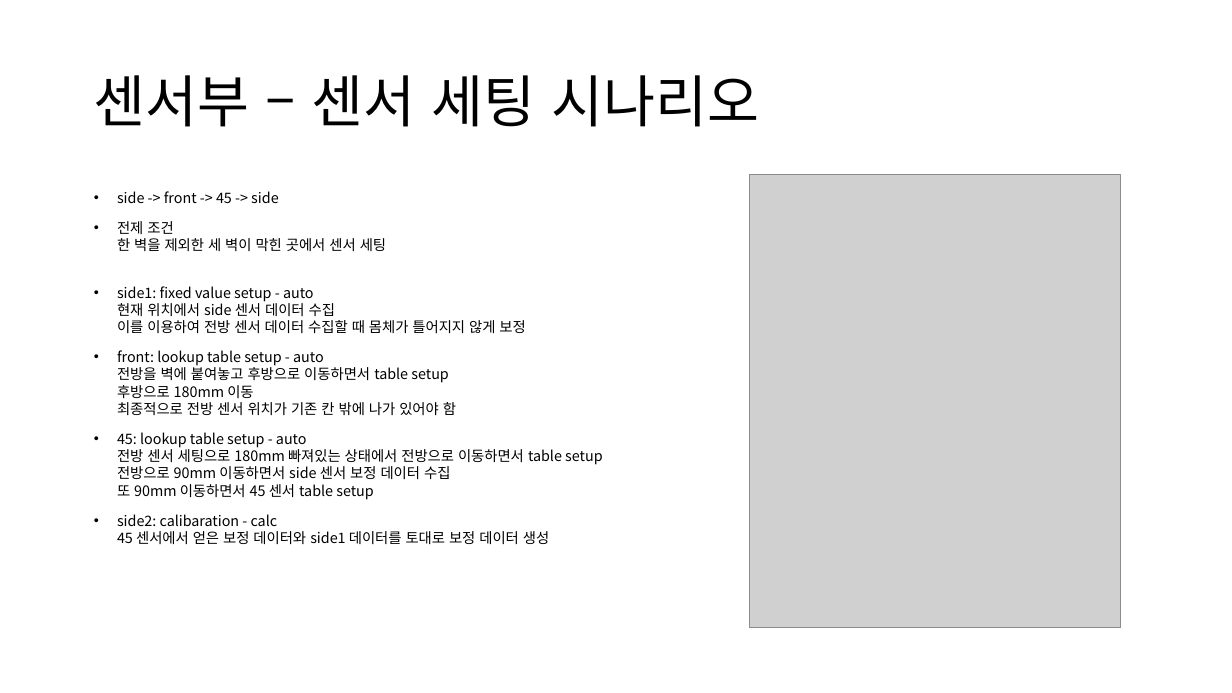
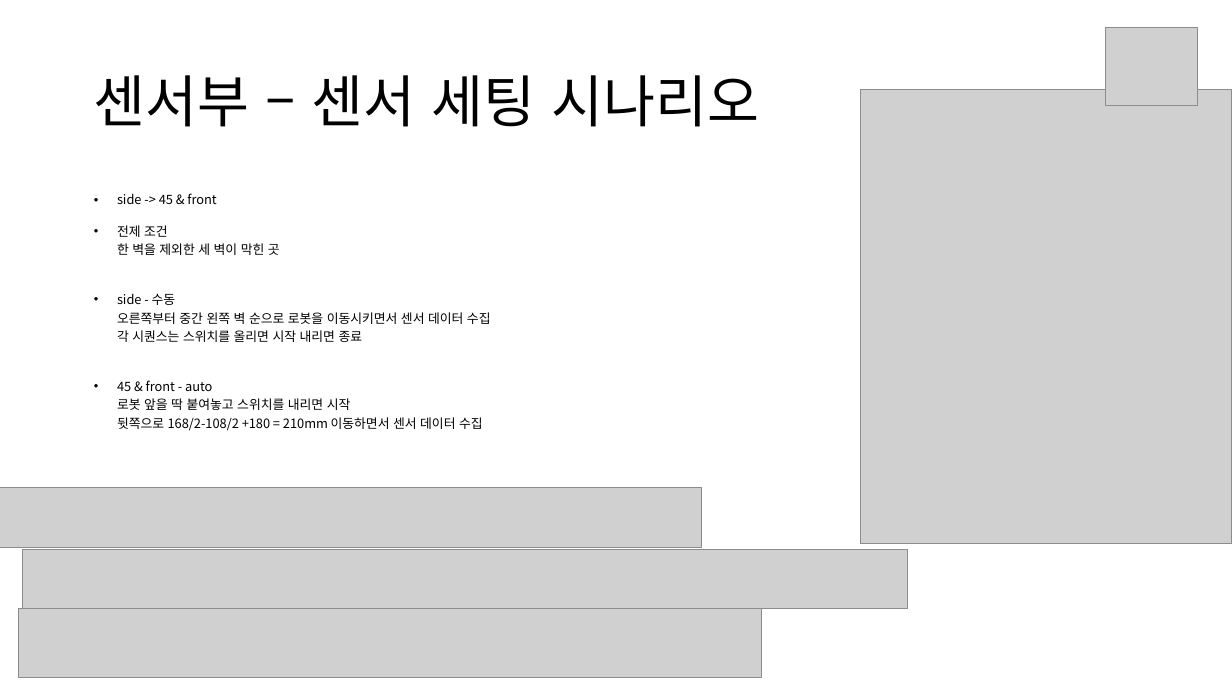
Before and after one commit to nodang/micromouse_hara, a slide deck: slide 14 of hara_instruction.pptx (slide 15 before the commit). Drawn at 1232x693 pixels with LibreOffice and Linux fonts; fonts in the diff are those of the drawing; grey boxes stand for pictures. Boxes give left, top, right and bottom in pixels: in the first picture for what was removed or moved away, otherwise in the second. Text is boxed around its words. In the diff, an @@ line names an element or a change of style, - is before the commit and + after.

```diff
--- a/hara_instruction.pptx
+++ b/hara_instruction.pptx
@@ picture added at bbox=[1106, 28, 1199, 105] @@
@@ picture: place and size @@
-picture at bbox=[750, 175, 1121, 628]
+picture at bbox=[860, 90, 1232, 543]
@@ text at bbox=[117, 193, 491, 431]: text changed; size 11.2 to 10 pt @@
-• side -> front -> 45 -> side
-• 전제 조건
-  한 벽을 제외한 세 벽이 막힌 곳에서 센서 세팅
-• side1: fixed value setup - auto
-  현재 위치에서 side 센서 데이터 수집
-  이를 이용하여 전방 센서 데이터 수집할 때 몸체가 틀어지지 않게 보정
-• front: lookup table setup - auto
-  전방을 벽에 붙여놓고 후방으로 이동하면서 table setup
-  후방으로 180mm 이동
-  최종적으로 전방 센서 위치가 기존 칸 밖에 나가 있어야 함
-• 45: lookup table setup - auto
-  전방 센서 세팅으로 180mm 빠져있는 상태에서 전방으로 이동하면서 table setup
-  전방으로 90mm 이동하면서 side 센서 보정 데이터 수집
-  또 90mm 이동하면서 45 센서 table setup
-• side2: calibaration - calc
-  45 센서에서 얻은 보정 데이터와 side1 데이터를 토대로 보정 데이터 생성
+• side -> 45 & front
+• 전제 조건
+  한 벽을 제외한 세 벽이 막힌 곳
+• side - 수동
+  오른쪽부터 중간 왼쪽 벽 순으로 로봇을 이동시키면서 센서 데이터 수집
+  각 시퀀스는 스위치를 올리면 시작 내리면 종료
+• 45 & front - auto
+  로봇 앞을 딱 붙여놓고 스위치를 내리면 시작
+  뒷쪽으로 168/2-108/2 +180 = 210mm 이동하면서 센서 데이터 수집
@@ picture added at bbox=[0, 487, 701, 548] @@
@@ picture added at bbox=[22, 550, 907, 609] @@
@@ picture added at bbox=[18, 608, 762, 677] @@
```
Also in this commit, not shown: 1 slide added, 1 slide removed, 5 other files.
